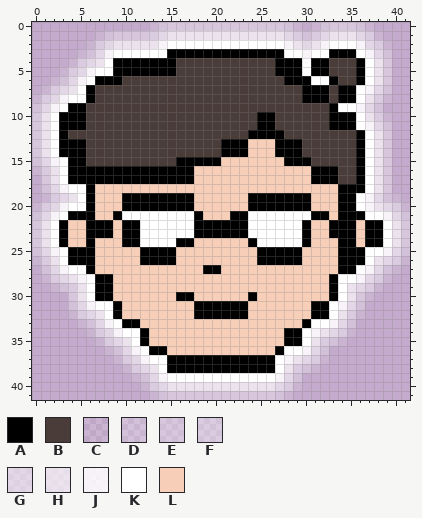
Pixel-art sprite, stored at game/images/bertCHIBI2.png. The picture above was drawn from the file before the commit.
The file is 42x42 pixels. Colours within 5 levels of each other are drawn and written as one.
Palette (. is transparent): A #000000  B #4a3c39  C #ffffff1e  D #ffffff41  E #ffffff55  F #ffffff63  G #ffffff86  H #ffffffa9  J #ffffffdb  K #ffffff  L #f7cfb8
Pixels before, first column x 0:
 0 .............CDEEEEEEEEEEEEEDC.CDEEEDC....
 1 .......CDEEEEFGHHHHHHHHHHHHHGFDFGHHHGFC...
 2 ......CFGHHHHHJKKKKKKKKKKKKKJHGHJKKKJGFC..
 3 .....CDGJKKKKKKAAAAAAAAAAAAAKKJKKAAAKJGD..
 4 ....CFGHKAAAAAAABBBBBBBBBBBAAAKAABBBAKHE..
 5 ...CFGJKKAAAAAAABBBBBBBBBBBAAAKAABBBAKHE..
 6 ..CDGJKAAABBBBBBBBBBBBBBBBBBAAAKKABBAKHE..
 7 .CFGHKABBBBBBBBBBBBBBBBBBBBBBBAAABAAKJGD..
 8 CFGJKKABBBBBBBBBBBBBBBBBBBBBBBAAABAAKHFC..
 9 DGJKAABBBBBBBBBBBBBBBBBBBBBBBBBBBAKKJGD...
10 EHKAAABBBBBBBBBBBBBBBBBBBAABBBBBBAAAKHFC..
11 EHKAAABBBBBBBBBBBBBBBBBBBAABBBBBBAAAKJGD..
12 EHKABBBBBBBBBBBBBBBBBBBBAAAABBBBBBBBAKHE..
13 EHKAAABBBBBBBBBBBBBBBAAALLLAAABBBBBBAKHE..
14 EHKAAABBBBBBBBBBBBBBBAAALLLAAABBBBBBAKHE..
15 DGJKAABBBBBBBBBBAAAAALLLLLLLAAABBBBBAKHE..
16 CFHKAAAAAAAAAAAAAALLLLLLLLLLLLLAAABBAKHE..
17 .EHKAAAAAAAAAAAAAALLLLLLLLLLLLLAAABBAKHE..
18 .DGJKKALLLLLLLLLLLLLLLLLLLLLLLLLLLAAAKHE..
19 .CFGHKALLLAAAAAAAALLLLLLAAAAAAALLLAAKJGDC.
20 CFGJKKALLLAAAAAAAALLLLLLAAAAAAALLLAAKJHGFC
21 DGJKAAALLAKKKKKKKKALLLAAKKKKKKKAALAAAKKJGD
22 EHKALLAAALAAKKKKKKAAAAAAKKKKKKALLAAALAAKHE
23 EHKALLAAALAAKKKKKKAAAAAAKKKKKKALLAAALAAKHE
24 EHKALLALLLAAKKKKAALLLLLLAKKKKKALLLAALAAKHE
25 DGJKAAALLLLLAAAALLLLLLLLLAAAAALLLLAAAKKJGD
26 CFHKAAALLLLLAAAALLLLLLLLLAAAAALLLLAAAKHGFC
27 .DGJKKALLLLLLLLLLLLAALLLLLLLLLLLLLAAKJGDC.
28 .CFGHJKAALLLLLLLLLLLLLLLLLLLLLLLLAKKJGFC..
29 ..CDFHKAALLLLLLLLLLLLLLLLLLLLLLLLAKHGFC...
30 ....EHKAALLLLLLLAALLLLLLALLLLLLLLAKHEC....
31 ....DGJKKALLLLLLLLAAAAAALLLLLLLAAKJGD.....
32 ....CFGHKALLLLLLLLAAAAAALLLLLLLAAKHFC.....
33 .....CDGJKAALLLLLLLLLLLLLLLLLLAKKJGD......
34 ......CFGJKKALLLLLLLLLLLLLLLAAKJHGFC......
35 .......CFGHKALLLLLLLLLLLLLLLAAKHFDC.......
36 ........CDGJKAALLLLLLLLLLLLAKKJGD.........
37 .........CFGJKKAAAAAAAAAAAAKJHGFC.........
38 ..........CFGHKAAAAAAAAAAAAKHFDC..........
39 ...........CDGJKKKKKKKKKKKKJGD............
40 ............CFGHHHHHHHHHHHHGFC............
41 .............CDEEEEEEEEEEEEDC.............
After the commit:
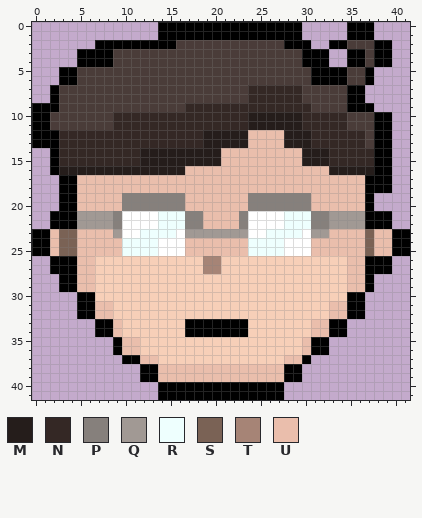
Colours new in this view: M #251d1b  N #342825  P #86807c  Q #a19994  R #eefffe  S #7a6255  T #a68476  U #eabeac
Change:
Changed rows in their new state; - is an unchanged pixel.
first column x 0:
 0 -------------.AAAAAAAAAAAAAAAA-....AAA----
 1 -------.......AAAAAAAAAAAAAAAA.....AAA.---
 2 ------.AAAAAAAAABBBBBBBBBBBBAAA..AABBBAA--
 3 -----AAAABBBBBBBBBBBBBBBBBBBBBAAA..-ABAA--
 4 ----.AAAABBBBBBB-----------BBBA--..A-BAA--
 5 ---AABBBBBBBBBBB-----------BBBB--AA-BA..--
 6 --.AABBBBB------------------BBBAA-A-BA..--
 7 -.ABBBB-----------------NNNNNNBBB-B-A...--
 8 ..ABBBB-----------------NNNNNNBBB-B-A...--
 9 AAABBB-----------NNNNNNNNNNNNNN--BBAAA.---
10 AABBBB---NNNNNNNNNNNNNNNMMMMMMNNNNNBBBAA--
11 AABBBB---NNNNNNNNNNNNNNNMMMMMMNNNNNBBBAA--
12 AAANNNNNNNNNNNNNNNNMMMMMUUUUMMMNNNNNNBAA--
13 AAANNNNNNNNNNNNNNNNMMMMMUUUUMMMNNNNNNBAA--
14 ..ANNNNNNNNNMMMMMMMMMUUUUUUUUUMMMNNNNNAA--
15 ..ANNNNNNNNNMMMMMMMMMUUUUUUUUUMMMNNNNNAA--
16 ..AMMMMMMMMMMMMMMUUUUUUUUUUUUUUUUMMMMMAA--
17 -..A-UUUUUUUUUUUUUUUUUUUUUUUUUUUUUUUUAAA--
18 -..AAUUUUUUUUUUUUUUUUUUUUUUUUUUUUUUUUAAA--
19 -..AAUUUUUPPPPPPPUUUUUUUPPPPPPPUUUUUUA...-
20 ...AAUUUUUPPPPPPPUUUUUUUPPPPPPPUUUUUUA....
21 ..AA-QQQQP----RRRPPUUUUP----RRRPPQQQQAAA..
22 ..A-AQQQQPKK--RRRPPUUUUP----RRRPPQQQQ--A..
23 AAUSSUUUUQKKRRRR-QQQQQQQ--RRRRKQQUUUUSUUAA
24 AAUSSUUUUURRRR--KUUUUUUURRRR--KUUUUUUSUUAA
25 AAUSSUUUUURRRRKKKUUUUUUURRRRKKKUUUUUUSUUAA
26 ..AA-UU-----LLLL---TT----LLLLL----LUUAAA..
27 -.AAAUU------------TT-------------LUUAAA.-
28 -..AAUULL------------------------LLUUA..--
29 --.AAUULL------------------------LLUUA.---
30 ----.AALL-------LL------L--------LLAA.----
31 ----.AAUUL--------LLLLLL-------LLUUAA-----
32 ----.AAUUL--------LLLLLL-------LLUUAA-----
33 -----..AAULL-----AAAAAAA------LUUAA.------
34 ------.AAULLL----AAAAAAA----LLLUUAA.------
35 -------..AUUL---------------LLUAA..-------
36 --------.AUULLL------------LLLUAA---------
37 ---------.AAUULLLLLLLLLLLLLLUUA..---------
38 ----------..AAUUUUUUUUUUUUUUAA..----------
39 -----------.AAUUUUUUUUUUUUUUAA------------
40 ------------..AAAAAAAAAAAAAA..------------
41 -------------.AAAAAAAAAAAAAA.-------------
